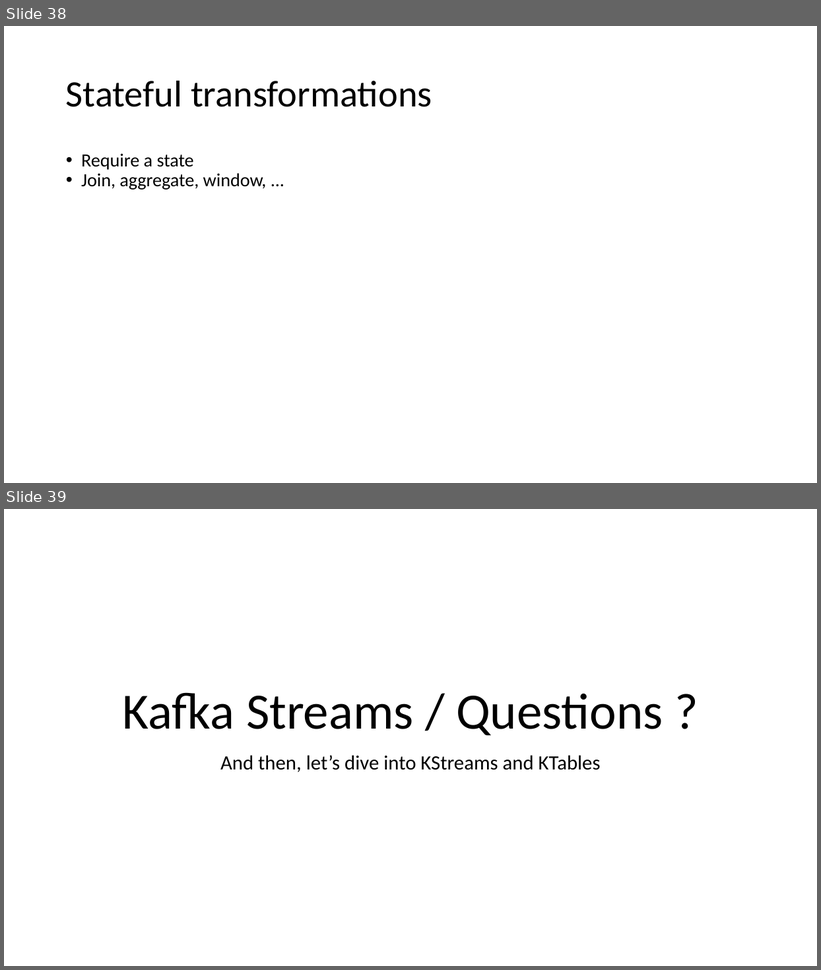
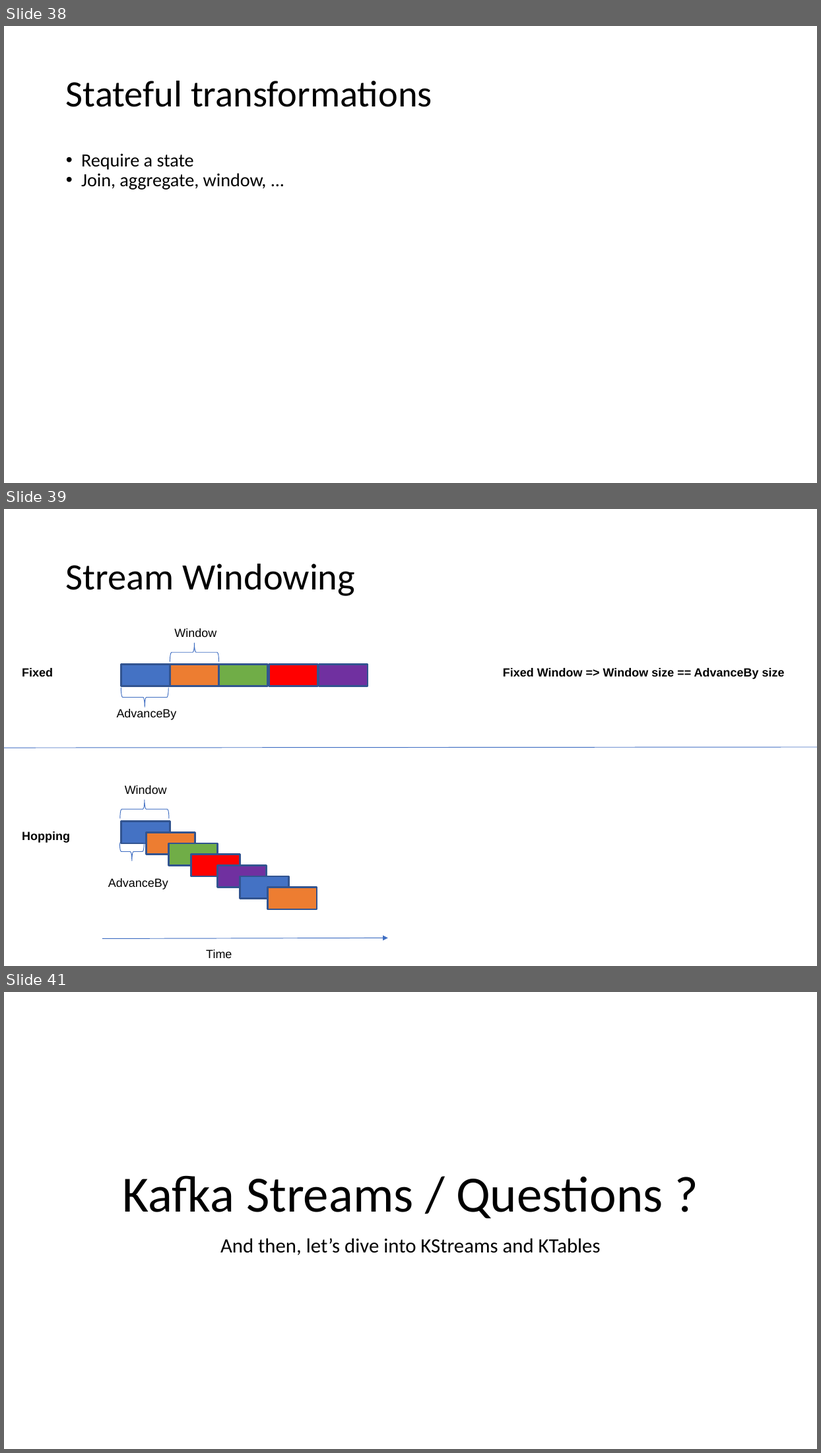
Before and after one commit to imsdu/hands-on-kafka, a slide deck: hands-on-java/src/main/resources/Kafka.pptx. Shown one above the other, each under a label of ours: slides 38 and 39 before the commit, slides 38, 39 and 41 after it; the slides between them are not shown. The pictures are 821x970 and 821x1453 pixels, drawn with LibreOffice and Linux fonts; fonts in the diff are those of the drawing. Boxes give left, top, right and bottom in pixels: in the first picture for what was removed or moved away, otherwise in the second. Text is boxed around its words. In the diff, an @@ line names an element or a change of style, - is before the commit and + after.

Commit message:
Add Windowed slides and Simon Slide

```diff
--- a/hands-on-java/src/main/resources/Kafka.pptx
+++ b/hands-on-java/src/main/resources/Kafka.pptx
@@ slide 39 added at [4,509,817,966], background #FFFFFF @@
@@ title added at [66,563,356,596], 44 pt, text #000000 @@
+Stream Windowing
@@ left brace added at [170,643,219,662], outline #3F6FC3 0.75 pt @@
@@ text added at [174,628,217,637], 14 pt, text #000000 @@
+Window
@@ rectangle added at [121,665,170,687], fill #4472C4, outline #325491 2 pt @@
@@ rectangle added at [170,665,218,687], fill #ED7D31, outline #325491 2 pt @@
@@ rectangle added at [218,665,267,687], fill #70AD47, outline #325491 2 pt @@
@@ rectangle added at [269,665,318,687], fill #FF0000, outline #325491 2 pt @@
@@ rectangle added at [319,665,368,687], fill #7030A0, outline #325491 2 pt @@
@@ text added at [22,668,53,677], 14 pt, text #000000, bold @@
+Fixed
@@ text added at [503,668,785,679], 14 pt, text #000000, bold @@
+Fixed Window => Window size == AdvanceBy size
@@ left brace added at [121,688,169,707], outline #3F6FC3 0.75 pt @@
@@ text added at [117,709,177,720], 14 pt, text #000000 @@
+AdvanceBy
@@ line added from (4, 748) to (817, 747), #3F6FC3 0.75 pt @@
@@ text added at [125,786,167,794], 14 pt, text #000000 @@
+Window
@@ left brace added at [120,800,169,819], outline #3F6FC3 0.75 pt @@
@@ rectangle added at [121,822,170,844], fill #4472C4, outline #325491 2 pt @@
@@ text added at [22,832,70,843], 14 pt, text #000000, bold @@
+Hopping
@@ left brace added at [120,843,145,861], outline #3F6FC3 0.75 pt @@
@@ rectangle added at [146,833,195,855], fill #ED7D31, outline #325491 2 pt @@
@@ rectangle added at [169,844,217,866], fill #70AD47, outline #325491 2 pt @@
@@ rectangle added at [191,855,240,877], fill #FF0000, outline #325491 2 pt @@
@@ text added at [108,879,168,890], 14 pt, text #000000 @@
+AdvanceBy
@@ rectangle added at [217,866,266,888], fill #7030A0, outline #325491 2 pt @@
@@ rectangle added at [240,877,289,899], fill #4472C4, outline #325491 2 pt @@
@@ rectangle added at [268,888,317,910], fill #ED7D31, outline #325491 2 pt @@
@@ arrow added from (102, 939) to (388, 939), #3F6FC3 0.75 pt @@
@@ text added at [206,950,232,958], 14 pt, text #000000 @@
+Time
@@ what was slide 39 is now slide 41 @@
```
Also in this commit, not shown: 1 other slide added.
